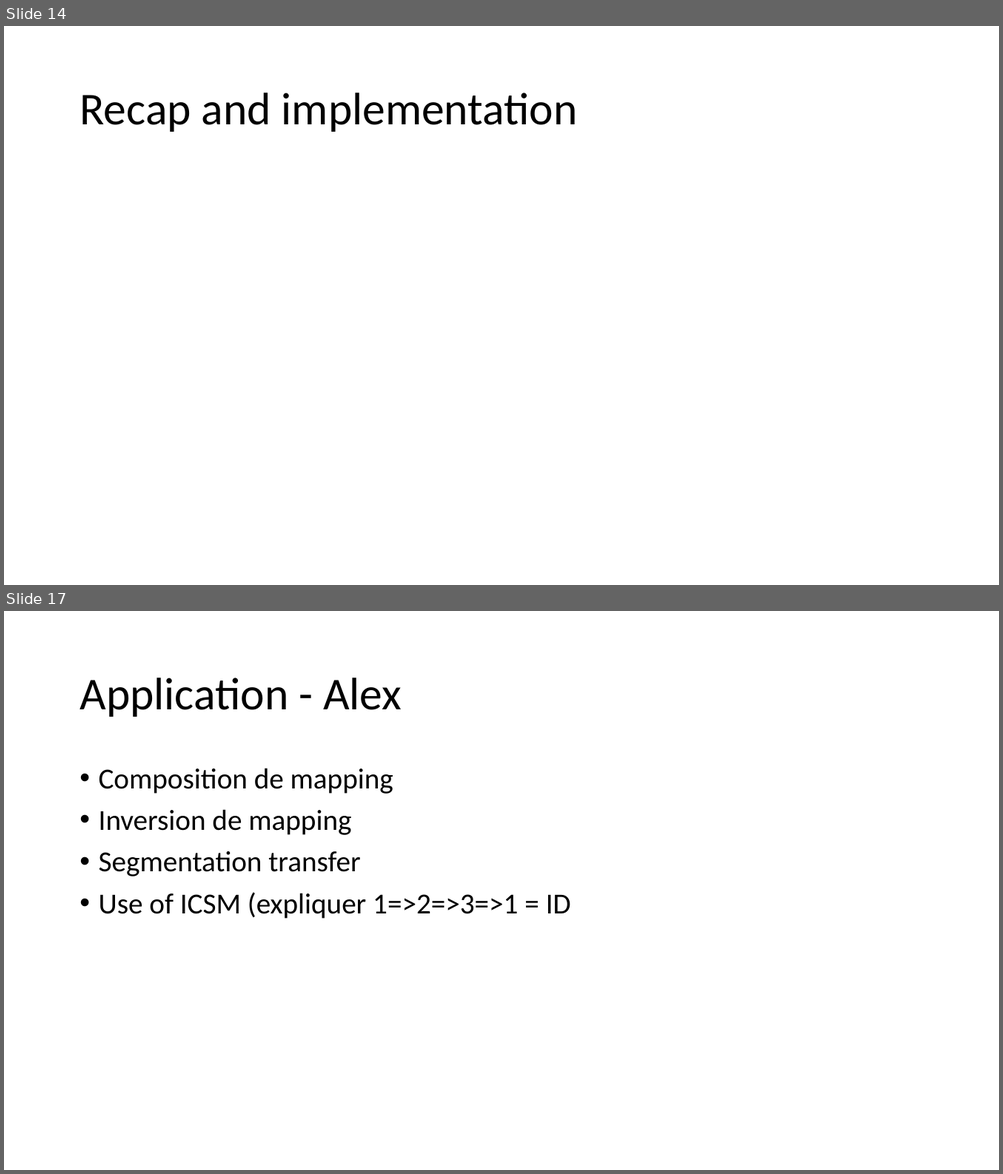
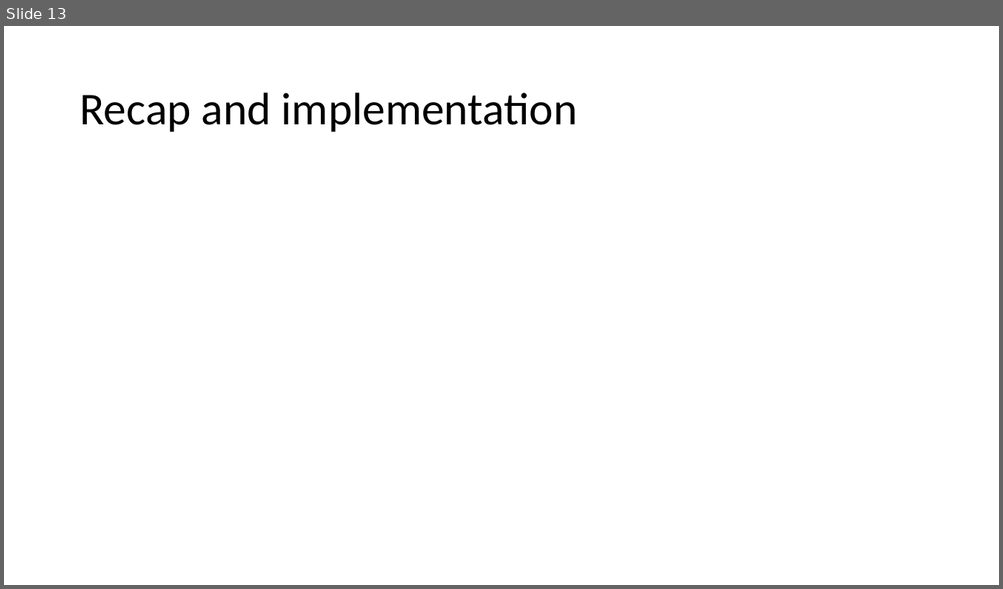
Before and after one commit to Al-th/MVA_Project_FunctionalMaps, a slide deck: Report/Presentation_slide_nico.pptx. Shown one above the other, each under a label of ours: slides 14 and 17 before the commit, slide 13 after it; the slides between them are not shown. The pictures are 1003x1174 and 1003x589 pixels, drawn with LibreOffice and Linux fonts; fonts in the diff are those of the drawing; grey boxes stand for pictures. Boxes give left, top, right and bottom in pixels: in the first picture for what was removed or moved away, otherwise in the second. Text is boxed around its words. In the diff, an @@ line names an element or a change of style, - is before the commit and + after.

```diff
--- a/Report/Presentation_slide_nico.pptx
+++ b/Report/Presentation_slide_nico.pptx
@@ slide 17 removed at box(4, 611, 999, 1170), background #FFFFFF @@
@@ title removed at box(79, 678, 401, 717) @@
-Application - Alex
@@ text removed at box(99, 768, 571, 919) @@
-• Composition de mapping
-• Inversion de mapping
-• Segmentation transfer
-• Use of ICSM (expliquer 1=>2=>3=>1 = ID
@@ what was slide 14 is now slide 13 @@
```
Also in this commit, not shown: 5 slides changed, 3 slides added, 3 other slides removed.
